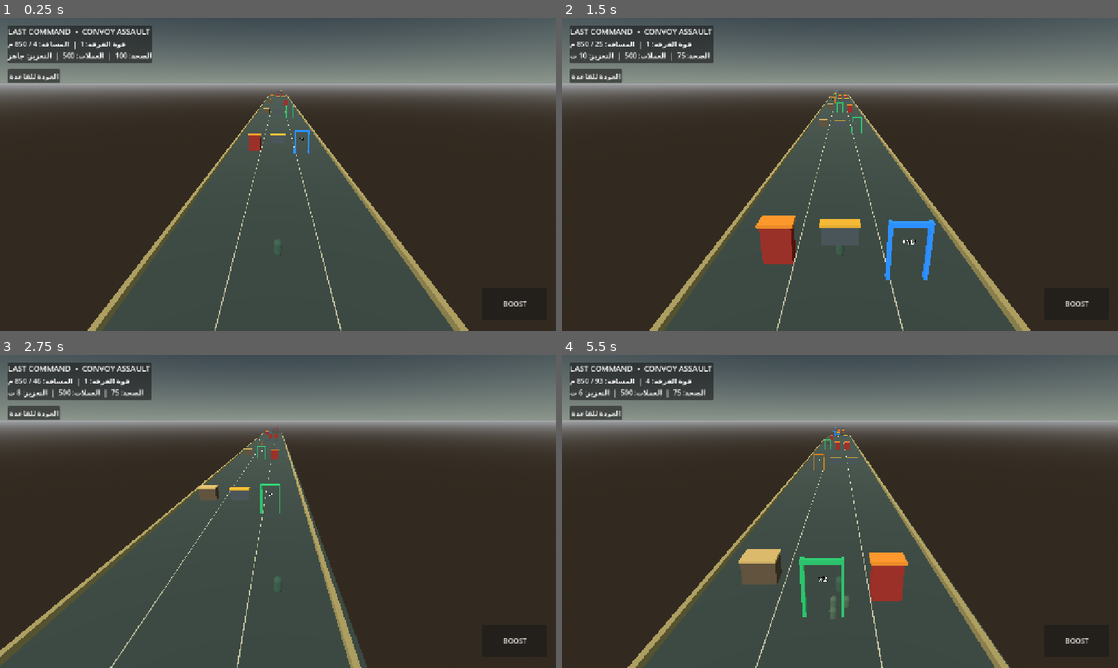
Above: before the commit, frames 1-4 (two rows, left to right).
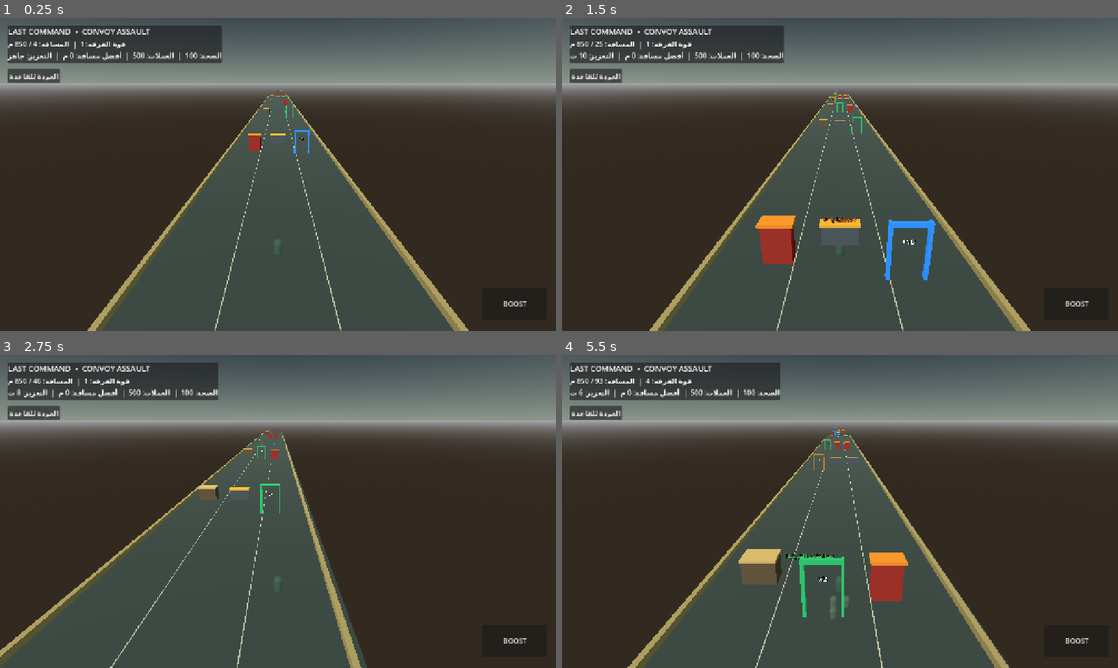
Above: after the commit, the same moments.

Repository: alshwqazf70-svg/last-command-android
Game: Godot game, scene res://scenes/convoy_run.tscn
Same seed, same stepped clock (60 frames per second), same inputs: the game is played once before the commit and once after it. This scene is started directly instead of the project's main scene.
Inputs (mouse positions are in pixels of both pictures, inside the frame that each line leads up to):
- Up to frame 1 (0.25 s): no input
- Up to frame 2 (1.5 s): click "BOOST" at 0.5 s; tap Enter (ui_accept) at 1.25 s; move the mouse to (962, 158) at 1.27 s; hold Right (ui_right) from 1.28 s (still down); click (962, 158) at 1.42 s
- Up to frame 3 (2.75 s): tap Enter (ui_accept) at 1.52 s; release Right (ui_right) at 2 s; drag from (166, 527) to (250, 574) at 2.02 s
- Up to frame 4 (5.5 s): move the mouse to (895, 442) at 2.77 s; hold Right (ui_right) 2.78-3.5 s; drag from (812, 574) to (673, 464) at 3.52 s; move the mouse to (1006, 558) at 4.27 s; hold Left (ui_left) 4.28-5 s; tap Enter (ui_accept) at 4.52 s; drag from (673, 464) to (756, 433) at 5.02 s

The runs differ from the first frame. In frame 1, 1.7% of the frame differs, in the area x 11-40%, y 2-15%; in frame 2, 1.8%, in the area x 11-53%, y 2-66%; in frame 3, 1.6%; in frame 4, 1.7%.

Commit message:
Improve convoy feedback and persist best distance display

Diff:
--- a/project/scripts/convoy_run.gd
+++ b/project/scripts/convoy_run.gd
@@ -38,6 +38,7 @@
 var rng := RandomNumberGenerator.new()
 var run_time := 0.0
 var best_distance := 0.0
+var feedback_cooldown := 0.0
 
 func _ready() -> void:
 	rng.randomize()
@@ -55,6 +56,7 @@
 	if game_over:
 		return
 	run_time += delta
+	feedback_cooldown = maxf(0.0, feedback_cooldown - delta)
 	run_distance += RUN_SPEED * delta
 	boost_timer = maxf(0.0, boost_timer - delta)
 	if run_distance >= FINISH_DISTANCE:
@@ -250,13 +252,16 @@
 			continue
 		if str(item.get_meta("kind")) == "gate":
 			var value := int(item.get_meta("value"))
+			var before := crowd_count
 			crowd_count = mini(999, crowd_count + value) if value == 10 or value == 25 else mini(999, crowd_count * value)
+			_show_feedback("+%d جندي" % (crowd_count - before) if value != 2 else "تضاعفت الفرقة!", Color(0.35, 1.0, 0.55))
 		else:
+			var lost := mini(15, maxi(0, crowd_count - 1))
 			crowd_count = maxi(1, crowd_count - 15)
-			if crowd_count <= 1:
-				health -= 25
-				if health <= 0:
-					_finish_run(false)
+			health -= 25 if lost == 0 else 0
+			_show_feedback("اصطدام! -%d" % lost, Color(1.0, 0.35, 0.2))
+			if health <= 0:
+				_finish_run(false)
 	_update_crowd()
 
 func _build_hud() -> void:
@@ -320,7 +325,7 @@
 	if count_label == null:
 		return
 	count_label.text = "قوة الفرقة: %d  |  المسافة: %d / %d م" % [crowd_count, int(run_distance), int(FINISH_DISTANCE)]
-	status_label.text = "الصحة: %d  |  العملات: %d  |  التعزيز: %s" % [health, coins, ("جاهز" if boost_timer <= 0.0 else "%d ث" % int(ceil(boost_timer)))]
+	status_label.text = "الصحة: %d  |  العملات: %d  |  أفضل مسافة: %d م  |  التعزيز: %s" % [health, coins, int(best_distance), ("جاهز" if boost_timer <= 0.0 else "%d ث" % int(ceil(boost_timer)))]
 
 func _activate_boost() -> void:
 	if game_over or boost_timer > 0.0:
@@ -352,6 +357,23 @@
 	var cfg := ConfigFile.new()
 	cfg.load(SAVE_PATH)
 	coins = int(cfg.get_value("progress", "coins", 500))
+	best_distance = float(cfg.get_value("convoy", "best_distance", 0.0))
+
+func _show_feedback(message: String, tint: Color) -> void:
+	if feedback_cooldown > 0.0 or player_root == null:
+		return
+	feedback_cooldown = 0.28
+	var popup := Label3D.new()
+	popup.text = message
+	popup.font_size = 48
+	popup.modulate = tint
+	popup.position = player_root.position + Vector3(0, 2.4, -1.0)
+	popup.billboard = BaseMaterial3D.BILLBOARD_ENABLED
+	add_child(popup)
+	var tween := create_tween()
+	tween.tween_property(popup, "position:y", popup.position.y + 1.1, 0.55)
+	tween.parallel().tween_property(popup, "modulate:a", 0.0, 0.55)
+	tween.tween_callback(popup.queue_free)
 
 func _input(event: InputEvent) -> void:
 	if game_over:
